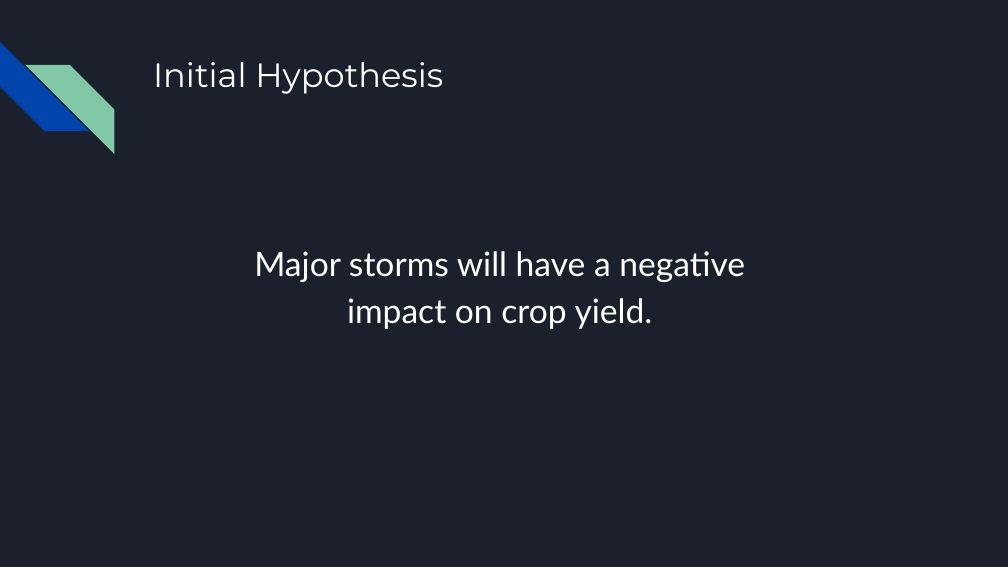
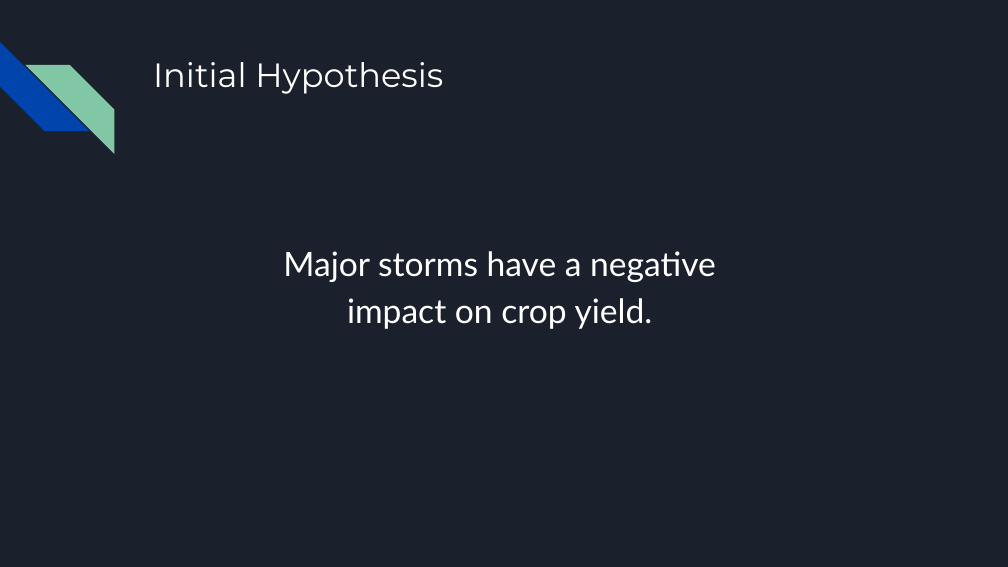
Before and after one commit to mtoquinn/BigData-Fall-2018, a slide deck: slide 3 of Presentations/Presentation 1/Big Data Presentation 1.pptx (slide 4 before the commit). Drawn at 1008x567 pixels with LibreOffice and Linux fonts; fonts in the diff are those of the drawing. Boxes give left, top, right and bottom in pixels: in the first picture for what was removed or moved away, otherwise in the second. Text is boxed around its words. In the diff, an @@ line names an element or a change of style, - is before the commit and + after.

```diff
--- a/Presentations/Presentation 1/Big Data Presentation 1.pptx
+++ b/Presentations/Presentation 1/Big Data Presentation 1.pptx
@@ text at (283,251,716,282): text changed @@
-Major storms will have a negative
+Major storms have a negative
```
Also in this commit, not shown: 1 other slide changed, 1 slide removed.
